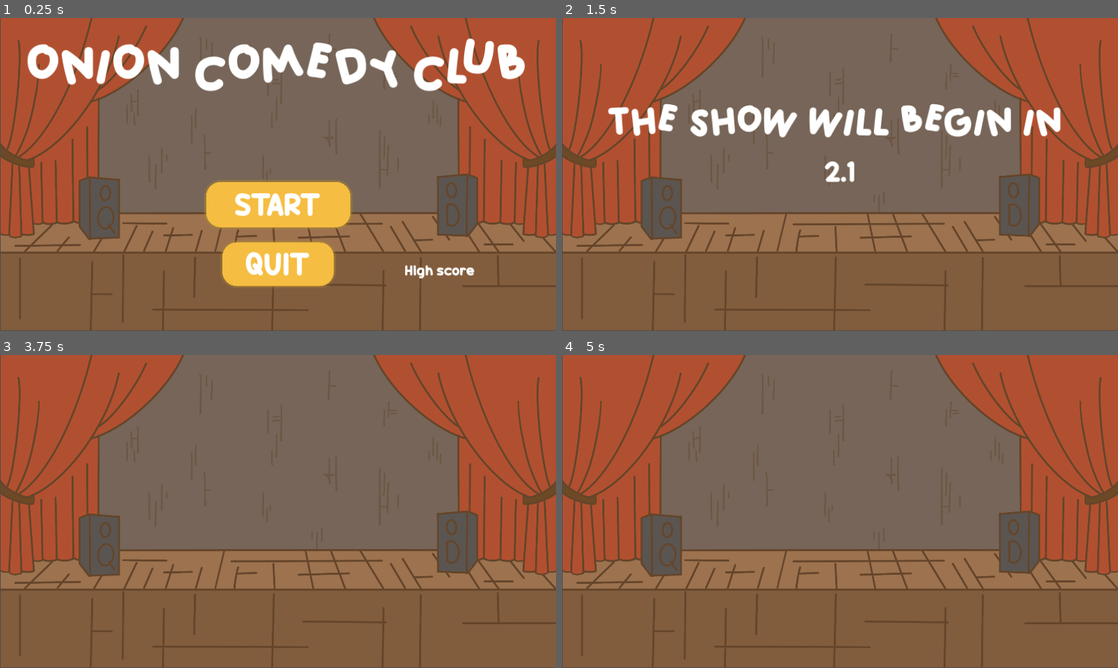
Above: before the commit, frames 1-4 (two rows, left to right).
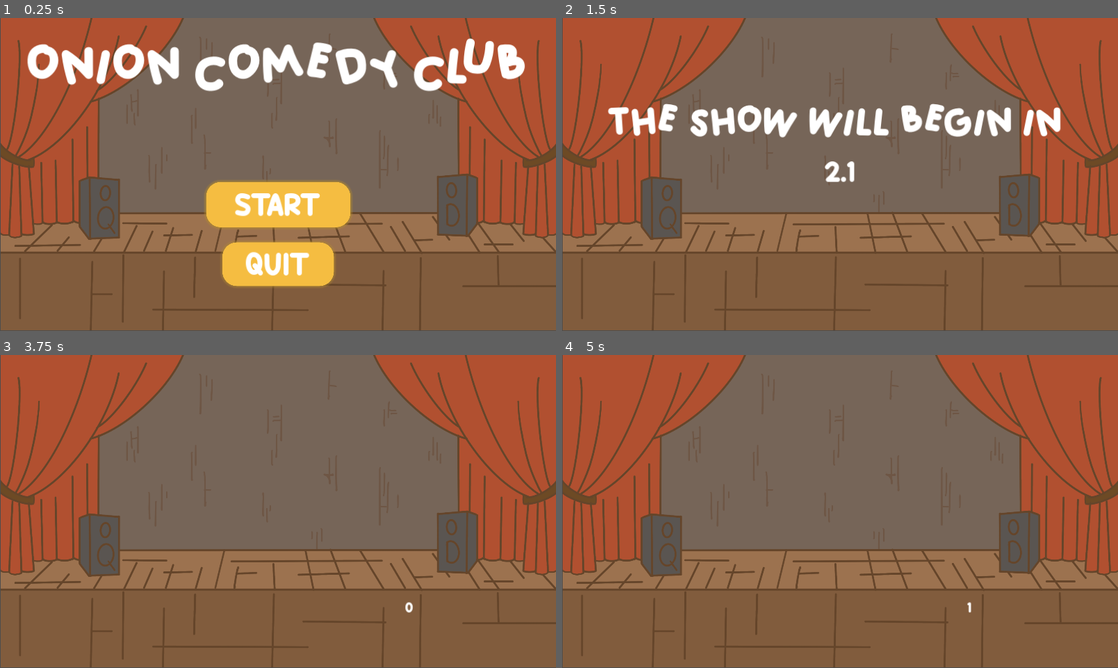
Above: after the commit, the same moments.

Repository: IridescenceFR/GlobalGameJam2024
Game: Godot game, scene res://Main.tscn
The game is run twice, just before and just after one commit, with the same random seed, the same clock (stepped at 60 frames per second) and the same inputs.
Inputs:
- Up to frame 1 (0.25 s): no input
- Up to frame 2 (1.5 s): click "START" at 0.5 s
- Up to frame 3 (3.75 s): no input
- Up to frame 4 (5 s): tap Enter at 4.25 s

The runs differ from the first frame. In frame 1, 0.3% of the frame differs, in the area x 72-86%, y 78-84%; in frame 2, nothing differs; in frame 3, less than 0.1%; in frame 4, less than 0.1%.

Commit message:
EG:code: music pastis ajoutée

Diff:
--- a/HUD.gd
+++ b/HUD.gd
@@ -8,13 +8,14 @@
 	$StartButton.hide()
 	$QuitButton.hide()
 	$Title.hide()
-	$ScoreLabel.hide()
+	#$ScoreLabel.hide()
 	$Countdown.show()
 	show_message("The show will begin in")
 
 	await $MessageTimer.timeout
 	$Message.hide()
 	$Countdown.hide()
+	$ScoreLabel.show()
 	start_game.emit()
 
 func _process(delta):
@@ -45,3 +46,9 @@
 	# Make a one-shot timer and wait for it to finish.
 	await get_tree().create_timer(1.0).timeout
 	$StartButton.show()
+
+
+
+func _on_pastis_pressed():
+	$music_pastis.play()
+	pass # Replace with function body.
--- a/Main.gd
+++ b/Main.gd
@@ -1,20 +1,14 @@
 extends Node
 
-var score
-
-#func _ready():
-	#new_game()
-
-func new_game():
-	score = 0
-	#$Player.start($StartPosition.position)
-	$StartTimer.start()
+var score = 0;
 
 func game_over():
 	$ScoreTimer.stop()
 
 func _on_score_timer_timeout():
 	score += 1
+	$HUD.update_score(score)
 
-func _on_start_timer_timeout():
+func _on_hud_start_game():
+	$HUD.update_score(score)
 	$ScoreTimer.start()
--- a/Main.tscn
+++ b/Main.tscn
@@ -19,3 +19,7 @@
 [node name="StartPosition" type="Marker2D" parent="."]
 
 [node name="HUD" parent="." instance=ExtResource("2_mgiws")]
+
+[connection signal="timeout" from="StartTimer" to="." method="_on_start_timer_timeout"]
+[connection signal="timeout" from="ScoreTimer" to="." method="_on_score_timer_timeout"]
+[connection signal="start_game" from="HUD" to="." method="_on_hud_start_game"]
--- a/Scenes/hud.tscn
+++ b/Scenes/hud.tscn
@@ -1,9 +1,10 @@
-[gd_scene load_steps=9 format=3 uid="uid://caelarc3j8mx8"]
+[gd_scene load_steps=11 format=3 uid="uid://caelarc3j8mx8"]
 
 [ext_resource type="Script" path="res://HUD.gd" id="1_0156j"]
 [ext_resource type="Texture2D" uid="uid://bqxcw5jbfjfu5" path="res://assets/Scene.png" id="2_ayp7f"]
 [ext_resource type="FontFile" uid="uid://bvhfemktblvll" path="res://assets/ADELIA.otf" id="3_wishy"]
 [ext_resource type="FontFile" uid="uid://btyj261dloxcf" path="res://assets/Candy Beans.otf" id="4_0tusq"]
+[ext_resource type="AudioStream" uid="uid://wr5fspo7m4ex" path="res://PASTIS_MINUIT_DIX_V12.mp3" id="5_44upb"]
 
 [sub_resource type="CanvasItemMaterial" id="CanvasItemMaterial_q5dav"]
 
@@ -35,6 +36,8 @@
 shadow_color = Color(0.698039, 0.545098, 0.180392, 0.568627)
 shadow_size = 10
 shadow_offset = Vector2(2.08165e-12, 2.08165e-12)
+
+[sub_resource type="StyleBoxEmpty" id="StyleBoxEmpty_6alj5"]
 
 [node name="HUD" type="CanvasLayer"]
 script = ExtResource("1_0156j")
@@ -91,6 +94,7 @@
 text = "3"
 
 [node name="ScoreLabel" type="Label" parent="."]
+visible = false
 anchors_preset = 8
 anchor_left = 0.5
 anchor_top = 0.5
@@ -104,7 +108,7 @@
 grow_vertical = 2
 theme_override_fonts/font = ExtResource("4_0tusq")
 theme_override_font_sizes/font_size = 50
-text = "High score"
+text = "0"
 
 [node name="StartButton" type="Button" parent="."]
 material = SubResource("CanvasItemMaterial_q5dav")
@@ -151,5 +155,18 @@
 wait_time = 3.0
 one_shot = true
 
+[node name="Pastis" type="Button" parent="."]
+modulate = Color(1, 1, 1, 0)
+self_modulate = Color(1, 1, 1, 0)
+offset_left = 281.0
+offset_top = 558.0
+offset_right = 408.0
+offset_bottom = 757.0
+theme_override_styles/normal = SubResource("StyleBoxEmpty_6alj5")
+
+[node name="music_pastis" type="AudioStreamPlayer" parent="."]
+stream = ExtResource("5_44upb")
+
 [connection signal="pressed" from="StartButton" to="." method="_on_start_button_pressed"]
 [connection signal="pressed" from="QuitButton" to="." method="_on_quit_pressed"]
+[connection signal="pressed" from="Pastis" to="." method="_on_pastis_pressed"]
Not shown, added: PASTIS_MINUIT_DIX_V12.mp3.import
Not shown, added: PASTIS_MINUIT_DIX_V12.mp3
